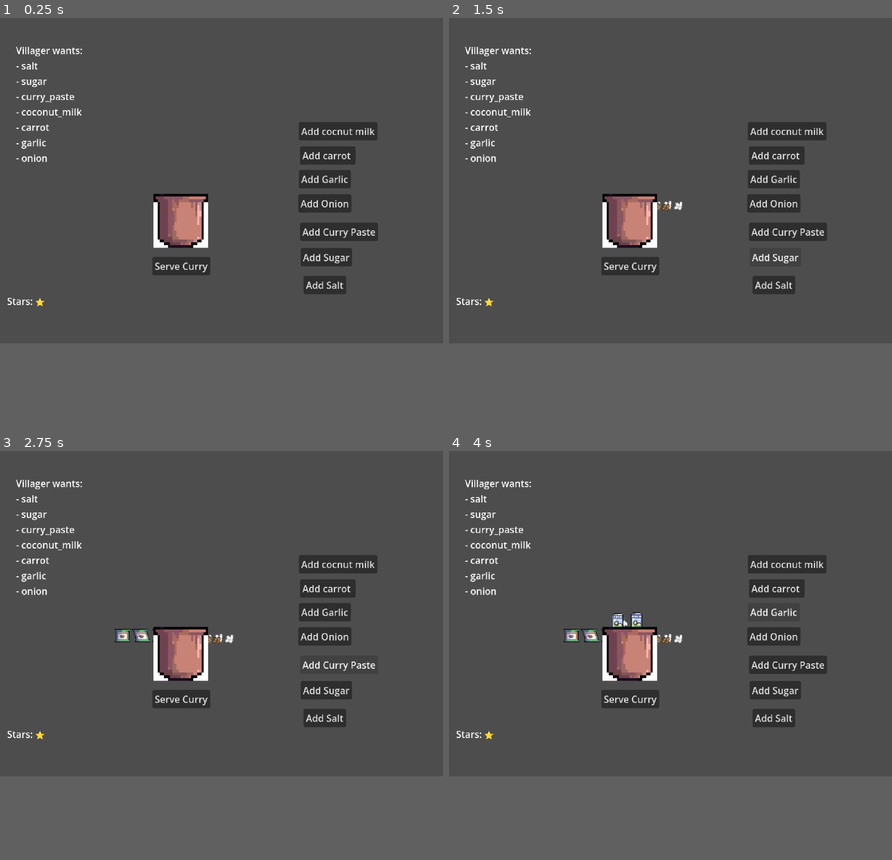
Above: before the commit, frames 1-4 (two rows, left to right).
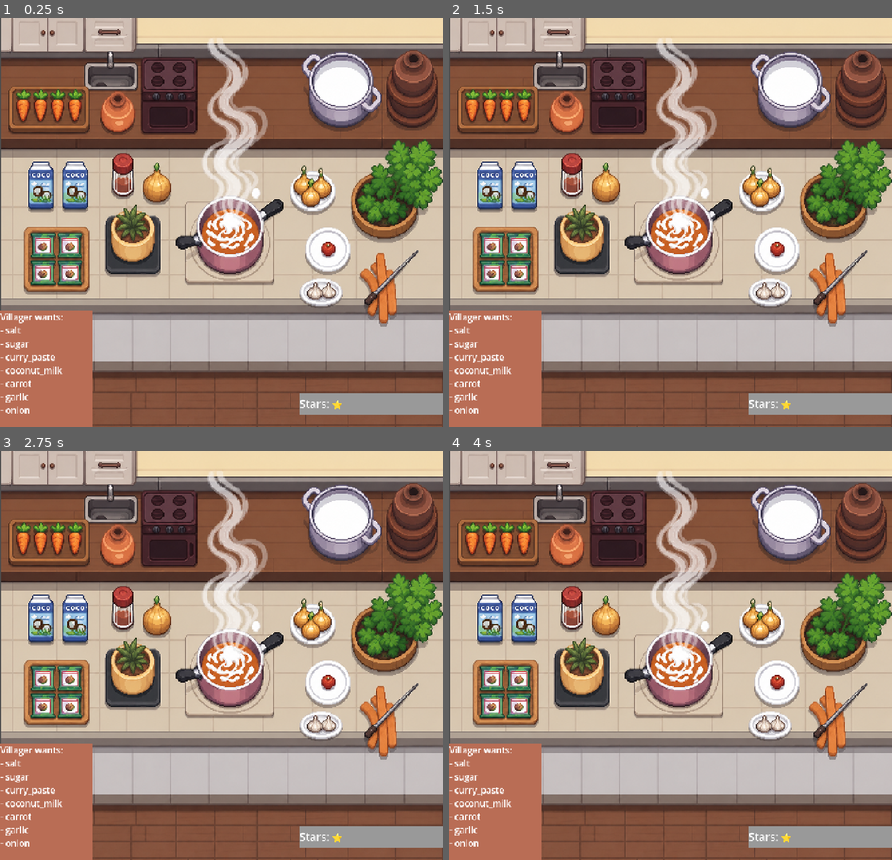
Above: after the commit, the same moments.

Repository: chiv-int/cooking-bunny
Game: Godot game, scene res://world.tscn
Same seed, same stepped clock (60 frames per second), same inputs: the game is played once before the commit and once after it.
Inputs (mouse positions are in pixels of both pictures, inside the frame that each line leads up to; where the layout moved, square brackets give the same spot in the first picture):
- Up to frame 1 (0.25 s): no input
- Up to frame 2 (1.5 s): click (573, 144) [772, 283] at 0.5 s; click (794, 75) [776, 255] at 1.25 s
- Up to frame 3 (2.75 s): click (53, 643) [341, 663] at 2 s
- Up to frame 4 (4 s): click (506, 585) [785, 565] at 2.75 s; click (767, 671) [772, 610] at 3.5 s
In our replay, the window is 800x587 before the commit and 800x738 after it. These sizes can differ from the game's own. Grey fills any space a smaller window leaves; there, only what the larger window draws over its background counts as a difference.

The runs differ from the first frame. In frame 1, 92% of the frame differs, in the area x 0-100%, y 0-100%; in frame 2, 92%; in frame 3, 92%; in frame 4, 92%.

Commit message:
update logic

Diff:
--- a/bunny-power/project.godot
+++ b/bunny-power/project.godot
@@ -18,8 +18,8 @@
 
 [display]
 
-window/size/viewport_width=750
-window/size/viewport_height=550
+window/size/viewport_width=1300
+window/size/viewport_height=1200
 window/size/no_focus=true
 window/size/window_width_override=1280
 window/size/window_height_override=720
--- a/bunny-power/world.tscn
+++ b/bunny-power/world.tscn
@@ -12,6 +12,7 @@
 [ext_resource type="Texture2D" uid="uid://bvy7a381wrdkx" path="res://tile/kitchen/coconut milk-96d2.png" id="8_2o6r5"]
 [ext_resource type="Texture2D" uid="uid://c3dlugcwgdadb" path="res://tile/kitchen/curry paste-96d4.png" id="9_70uel"]
 [ext_resource type="Texture2D" uid="uid://tgiqo7u2xy5x" path="res://tile/kitchen/pot copy-6536.png" id="11_ic0uy"]
+[ext_resource type="Texture2D" uid="uid://dpu3bbxsgayb3" path="res://tile/kitchen/KitchenSample.png" id="13_2o6r5"]
 
 [sub_resource type="AtlasTexture" id="AtlasTexture_fj7yv"]
 atlas = ExtResource("1_f3sb7")
@@ -194,6 +195,18 @@
 "speed": 5.0
 }]
 
+[sub_resource type="StyleBoxFlat" id="StyleBoxFlat_2o6r5"]
+bg_color = Color(0.7259576, 0.42683488, 0.33579755, 1)
+
+[sub_resource type="SystemFont" id="SystemFont_2o6r5"]
+font_weight = 600
+
+[sub_resource type="LabelSettings" id="LabelSettings_70uel"]
+font = SubResource("SystemFont_2o6r5")
+font_size = 26
+
+[sub_resource type="StyleBoxFlat" id="StyleBoxFlat_70uel"]
+
 [node name="World" type="Node2D" unique_id=1157158312]
 
 [node name="Player" type="CharacterBody2D" parent="." unique_id=1637132722]
@@ -207,73 +220,90 @@
 [node name="GameManager" type="Node" parent="." unique_id=1849195687]
 script = ExtResource("2_fj7yv")
 
-[node name="StarLabel" type="Label" parent="GameManager" unique_id=17200351]
-offset_left = 12.0
-offset_top = 467.0
-offset_right = 52.0
-offset_bottom = 490.0
-
 [node name="SaltButton" type="Button" parent="GameManager" unique_id=542628737]
-offset_left = 514.0
-offset_top = 436.0
-offset_right = 586.0
-offset_bottom = 467.0
-text = "Add Salt"
+offset_left = 319.0
+offset_top = 425.0
+offset_right = 398.0
+offset_bottom = 519.0
+flat = true
 
 [node name="SugarButton" type="Button" parent="GameManager" unique_id=2105896402]
-offset_left = 509.0
-offset_top = 389.0
-offset_right = 596.0
-offset_bottom = 420.0
-text = "Add Sugar"
+offset_left = 909.0
+offset_top = 110.0
+offset_right = 1112.0
+offset_bottom = 315.0
+flat = true
 
 [node name="CurryPasteButton" type="Button" parent="GameManager" unique_id=1800264646]
-offset_left = 508.0
-offset_top = 346.0
-offset_right = 640.0
-offset_bottom = 377.0
-text = "Add Curry Paste"
+offset_left = 66.0
+offset_top = 621.0
+offset_right = 253.0
+offset_bottom = 806.0
+flat = true
 
 [node name="CoconutMilkButton" type="Button" parent="GameManager" unique_id=307171170]
-offset_left = 506.0
-offset_top = 176.0
-offset_right = 639.0
-offset_bottom = 207.0
-text = "Add cocnut milk"
+offset_left = 79.0
+offset_top = 424.0
+offset_right = 267.0
+offset_bottom = 576.0
+flat = true
 
 [node name="CarrotButton" type="Button" parent="GameManager" unique_id=1244431271]
-offset_left = 508.0
+offset_left = 33.0
 offset_top = 217.0
-offset_right = 602.0
-offset_bottom = 248.0
-text = "Add carrot "
+offset_right = 250.0
+offset_bottom = 327.0
+flat = true
 
 [node name="GarlicButton" type="Button" parent="GameManager" unique_id=280768085]
-offset_left = 506.0
-offset_top = 257.0
-offset_right = 594.0
-offset_bottom = 288.0
-text = "Add Garlic"
+offset_left = 883.0
+offset_top = 774.0
+offset_right = 999.0
+offset_bottom = 843.0
+flat = true
 
 [node name="OnionButton" type="Button" parent="GameManager" unique_id=549607631]
-offset_left = 505.0
-offset_top = 298.0
-offset_right = 595.0
-offset_bottom = 329.0
-text = "Add Onion"
+offset_left = 852.0
+offset_top = 451.0
+offset_right = 975.0
+offset_bottom = 563.0
+flat = true
 
 [node name="ServeButton" type="Button" parent="GameManager" unique_id=1714338496]
-offset_left = 258.0
-offset_top = 404.0
-offset_right = 356.0
-offset_bottom = 435.0
-text = "Serve Curry"
-
-[node name="RequestLabel" type="Label" parent="GameManager" unique_id=213458161]
-offset_left = 27.0
-offset_top = 43.0
-offset_right = 67.0
-offset_bottom = 66.0
+offset_left = 576.0
+offset_top = 549.0
+offset_right = 777.0
+offset_bottom = 717.0
+flat = true
+
+[node name="PanelContainer" type="PanelContainer" parent="GameManager" unique_id=804936546]
+anchors_preset = -1
+anchor_left = -0.12200001
+anchor_top = 0.104
+anchor_right = -0.12200001
+anchor_bottom = 0.104
+offset_left = 159.6
+offset_top = 734.2
+offset_right = 431.6
+offset_bottom = 1084.2
+theme_override_styles/panel = SubResource("StyleBoxFlat_2o6r5")
+
+[node name="RequestLabel" type="Label" parent="GameManager/PanelContainer" unique_id=213458161]
+layout_mode = 2
+label_settings = SubResource("LabelSettings_70uel")
+
+[node name="PanelContainer2" type="PanelContainer" parent="GameManager" unique_id=803381683]
+anchors_preset = -1
+anchor_bottom = 0.012
+offset_left = 879.0
+offset_top = 1099.0
+offset_right = 1301.0
+offset_bottom = 1149.6
+theme_override_styles/panel = SubResource("StyleBoxFlat_70uel")
+
+[node name="StarLabel" type="Label" parent="GameManager/PanelContainer2" unique_id=17200351]
+layout_mode = 2
+theme_override_font_sizes/font_size = 32
 
 [node name="PotArea" type="Node2D" parent="." unique_id=793411110]
 position = Vector2(462, 133)
@@ -281,7 +311,7 @@
 [node name="SaltSprite" type="Sprite2D" parent="PotArea" unique_id=768325907]
 visible = false
 position = Vector2(-101, 184.74998)
-scale = Vector2(1.1562499, 1.3437517)
+scale = Vector2(1, 1.163)
 texture = ExtResource("3_pkg7o")
 
 [node name="GarlicSprite" type="Sprite2D" parent="PotArea" unique_id=450258148]
@@ -318,7 +348,7 @@
 texture = ExtResource("9_70uel")
 
 [node name="PotSprite" type="Sprite2D" parent="PotArea" unique_id=853440062]
-position = Vector2(-156, 210)
+position = Vector2(211.99994, 525)
 scale = Vector2(0.28371504, 0.38778877)
 texture = ExtResource("6_wse8f")
 
@@ -331,6 +361,10 @@
 [node name="Potfull" type="Sprite2D" parent="PotArea" unique_id=1430140835]
 visible = false
 texture = ExtResource("11_ic0uy")
+
+[node name="Sprite2D" type="Sprite2D" parent="." unique_id=1403980668]
+position = Vector2(652, 598)
+texture = ExtResource("13_2o6r5")
 
 [connection signal="pressed" from="GameManager/SaltButton" to="GameManager" method="_on_salt_button_pressed"]
 [connection signal="pressed" from="GameManager/SugarButton" to="GameManager" method="_on_sugar_button_pressed"]
--- a/bunny-power/world/game_manager.gd
+++ b/bunny-power/world/game_manager.gd
@@ -11,9 +11,7 @@
 @onready var coconut_sprite = $"../PotArea/CoconutSprite"
 @onready var curry_sprite = $"../PotArea/CurryPasteSprite"
 @onready var onion_sprite = $"../PotArea/OnionSprite"
-
 @onready var player_anim = $"../Player/AnimatedSprite2D"
-
 
 # Ingredient quantities
 var ingredients = {
@@ -25,7 +23,6 @@
 	"garlic": 0,
 	"onion": 0
 }
-
 
 # Possible villager requests
 var possible_requests = [
@@ -41,21 +38,15 @@
 # Current requests
 var villager_requests = []
 
-
 # UI
-@onready var star_label = $StarLabel
-@onready var request_label = $RequestLabel
-
+@onready var star_label = $PanelContainer2/StarLabel
+@onready var request_label = $PanelContainer/RequestLabel
 
 # START GAME
 func _ready():
-
 	generate_requests()
-
 	show_requests()
-
 	update_ui()
-
 
 # ALL INGREDIENTS AS REQUESTS
 func generate_requests():
@@ -63,174 +54,92 @@
 	for ingredient in possible_requests:
 		villager_requests.append(ingredient)
 
-
 # SHOW REQUESTS ON SCREEN
 func show_requests():
-
 	request_label.text = "Villager wants:\n"
-
 	for ingredient in villager_requests:
-
 		request_label.text += "- " + ingredient + "\n"
-
 
 # ADD INGREDIENTS
 func add_ingredient(ingredient_name: String):
-
 	ingredients[ingredient_name] += 1
-
 	print(ingredient_name, " added")
 	print(ingredients)
-
 
 # BUTTON FUNCTIONS
 func _on_salt_button_pressed():
 	add_ingredient("salt")
 	salt_sprite.visible = true
-
 	player_anim.play("cook")
-
 
 func _on_sugar_button_pressed():
 	add_ingredient("sugar")
 	sugar_sprite.visible = true
-
 	player_anim.play("cook")
-
 
 func _on_curry_paste_button_pressed():
 	add_ingredient("curry_paste")
 	curry_sprite.visible = true
-
 	player_anim.play("cook")
-
 
 func _on_coconut_milk_button_pressed():
 	add_ingredient("coconut_milk")
 	coconut_sprite.visible = true
-
 	player_anim.play("cook")
-
 
 func _on_carrot_button_pressed():
 	add_ingredient("carrot")
 	carrot_sprite.visible = true
-
 	player_anim.play("cook")
-
 
 func _on_garlic_button_pressed():
 	add_ingredient("garlic")
 	garlic_sprite.visible = true
-
 	player_anim.play("cook")
-
 
 func _on_onion_button_pressed():
 	add_ingredient("onion")
 	onion_sprite.visible = true
-
 	player_anim.play("cook")
-
 
 # SERVE CURRY
 func _on_serve_button_pressed():
-
 	calculate_curry_quality()
-
 
 # MAIN SCORING SYSTEM
 func calculate_curry_quality():
+	quality_score = 0
 
-	quality_score = 10
+	for ingredient in villager_requests:
+		if ingredients[ingredient] == 1:
+			quality_score += 2      # perfect, added once
+		elif ingredients[ingredient] > 1:
+			quality_score -= 1      # too much, deduct
+		else:
+			quality_score -= 1      # missing, deduct
 
-
-	# Salt
-	if ingredients["salt"] > 1:
-		quality_score -= 1
-
-
-	# Sugar
-	if ingredients["sugar"] > 1:
-		quality_score -= 1
-
-
-	# Curry Paste
-	if ingredients["curry_paste"] == 0:
-		quality_score -= 2
-
-	elif ingredients["curry_paste"] > 2:
-		quality_score -= 1
-
-
-	# Coconut Milk
-	if ingredients["coconut_milk"] > 1:
-		quality_score -= 1
-
-
-	# Garlic
-	if ingredients["garlic"] > 1:
-		quality_score -= 1
-
-
-	# Onion
-	if ingredients["onion"] == 0:
-		quality_score -= 1
-
-
-	# Villager Requests
-	for request in villager_requests:
-
-		if ingredients[request] > 0:
-
-			quality_score += 1
-
-		else:
-
-			quality_score -= 1
-
-
-	# Prevent negative score
 	if quality_score < 0:
 		quality_score = 0
 
-
 	calculate_star_rating()
-
 	update_ui()
-
 	print("Final Score: ", quality_score)
-
 
 # STAR SYSTEM
 func calculate_star_rating():
-
-	if quality_score >= 10:
-
+	if quality_score >= 9:
 		stars = 5
-
-	elif quality_score >= 8:
-
+	elif quality_score >= 7:
 		stars = 4
-
-	elif quality_score >= 6:
-
+	elif quality_score >= 5:
 		stars = 3
-
-	elif quality_score >= 4:
-
+	elif quality_score >= 3:
 		stars = 2
-
 	else:
-
 		stars = 1
-
 
 # UPDATE UI
 func update_ui():
-
 	star_label.text = "Stars: "
-
 	for i in range(stars):
-
 		star_label.text += "⭐"
